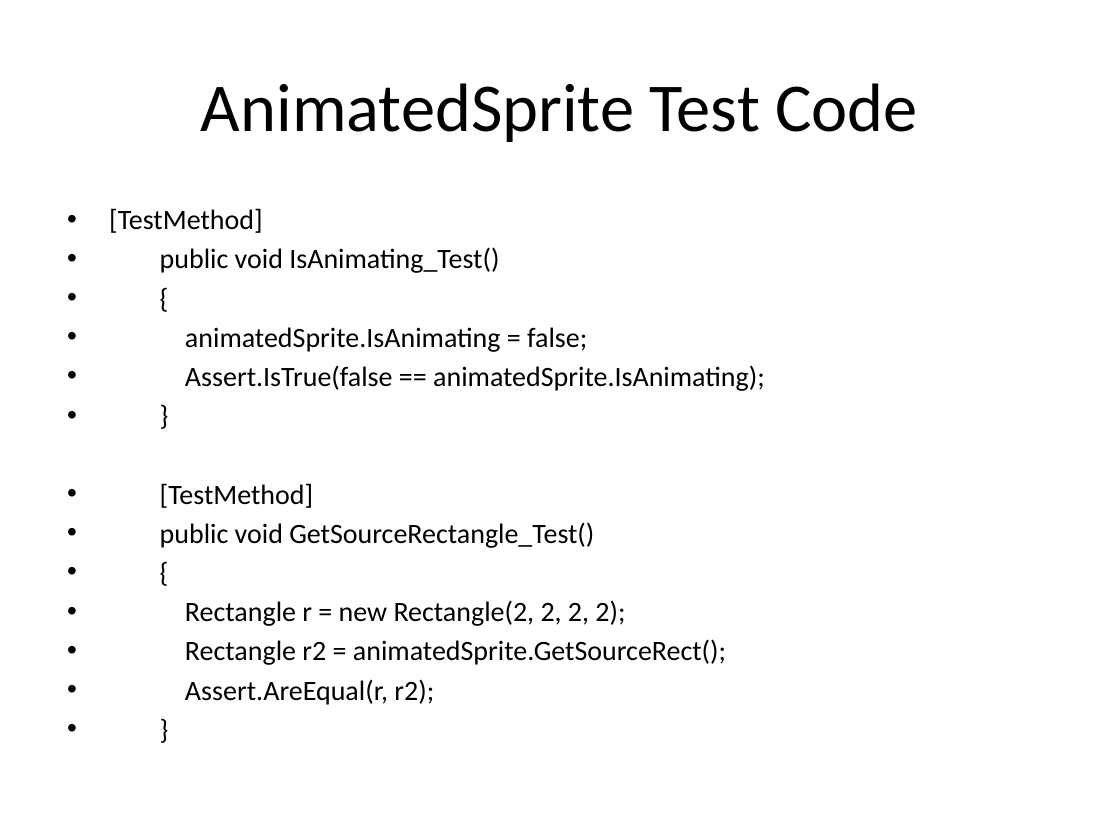
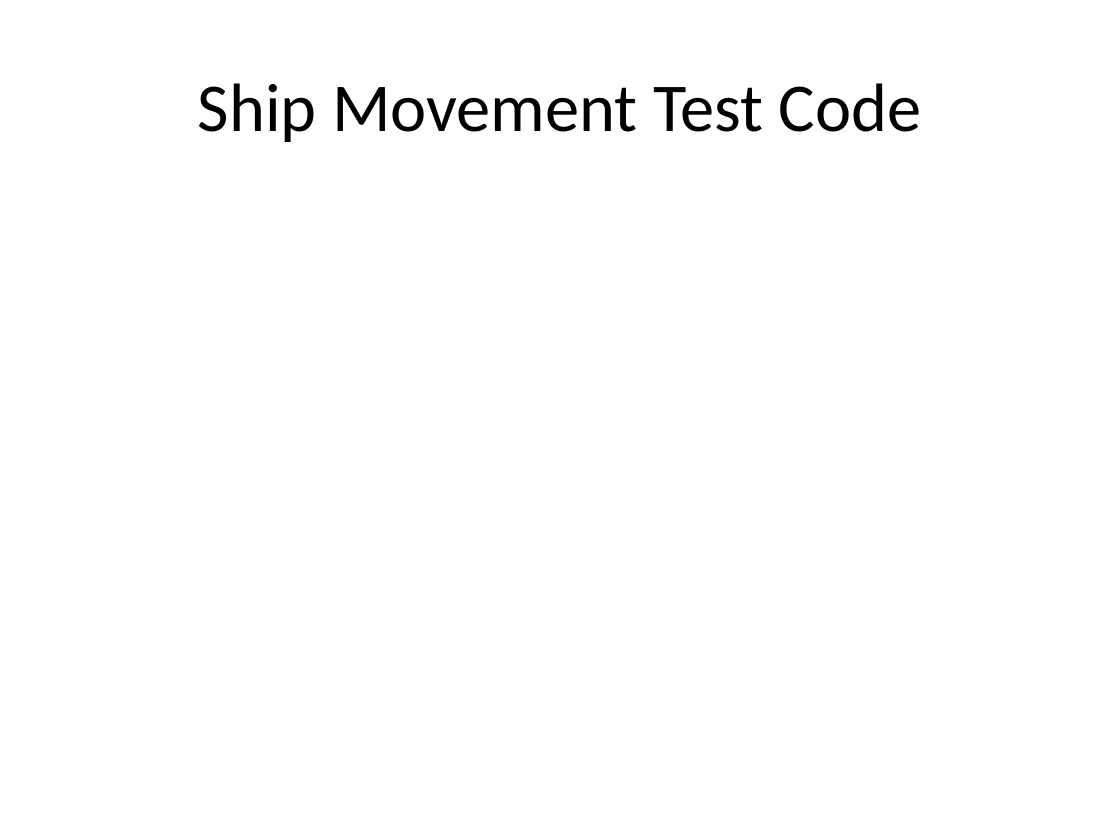
Before and after one commit to csce3513/Team15, a slide deck: slide 5 of Project Starfighter 1.0.pptx (slide 9 before the commit). Drawn at 1120x840 pixels with LibreOffice and Linux fonts; fonts in the diff are those of the drawing; background and template pictures are left out. Boxes give left, top, right and bottom in pixels: in the first picture for what was removed or moved away, otherwise in the second. Text is boxed around its words. In the diff, an @@ line names an element or a change of style, - is before the commit and + after.

```diff
--- a/Project Starfighter 1.0.pptx
+++ b/Project Starfighter 1.0.pptx
@@ title at bbox=[198, 83, 921, 142]: text changed @@
-AnimatedSprite Test Code
+Ship Movement Test Code
@@ text removed at bbox=[109, 208, 765, 705] @@
-• [TestMethod]
-• public void IsAnimating_Test()
-• {
-• animatedSprite.IsAnimating = false;
-• Assert.IsTrue(false == animatedSprite.IsAnimating);
-• }
-• [TestMethod]
-• public void GetSourceRectangle_Test()
-• {
-• Rectangle r = new Rectangle(2, 2, 2, 2);
-• Rectangle r2 = animatedSprite.GetSourceRect();
-• Assert.AreEqual(r, r2);
-• }
```
Also in this commit, not shown: 8 other slides changed, 1 slide added, 16 slides removed, 40 other files.
